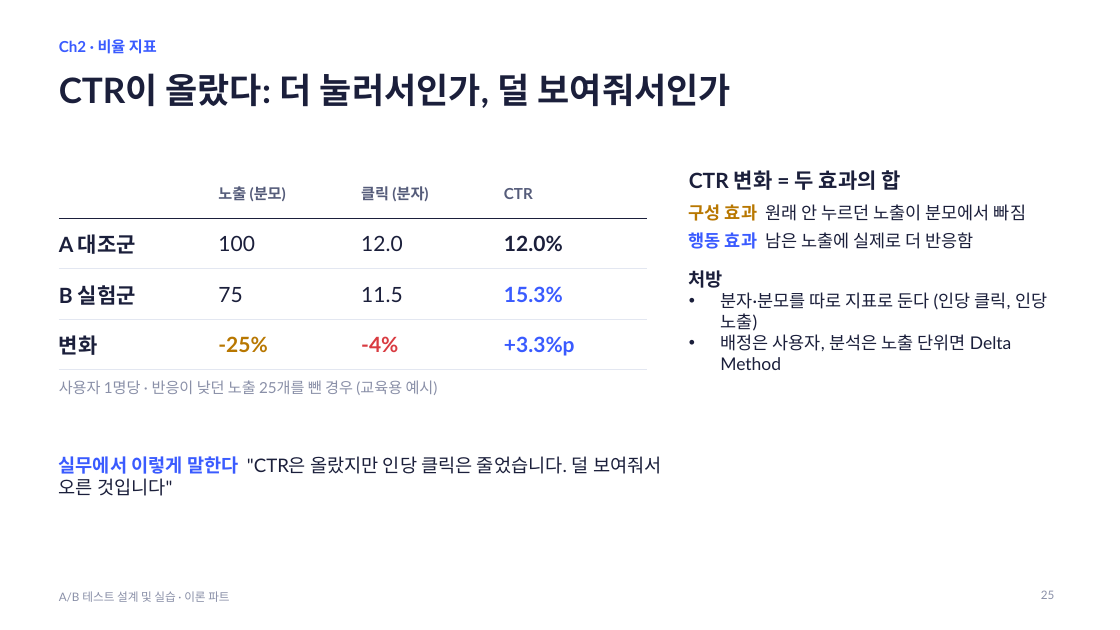
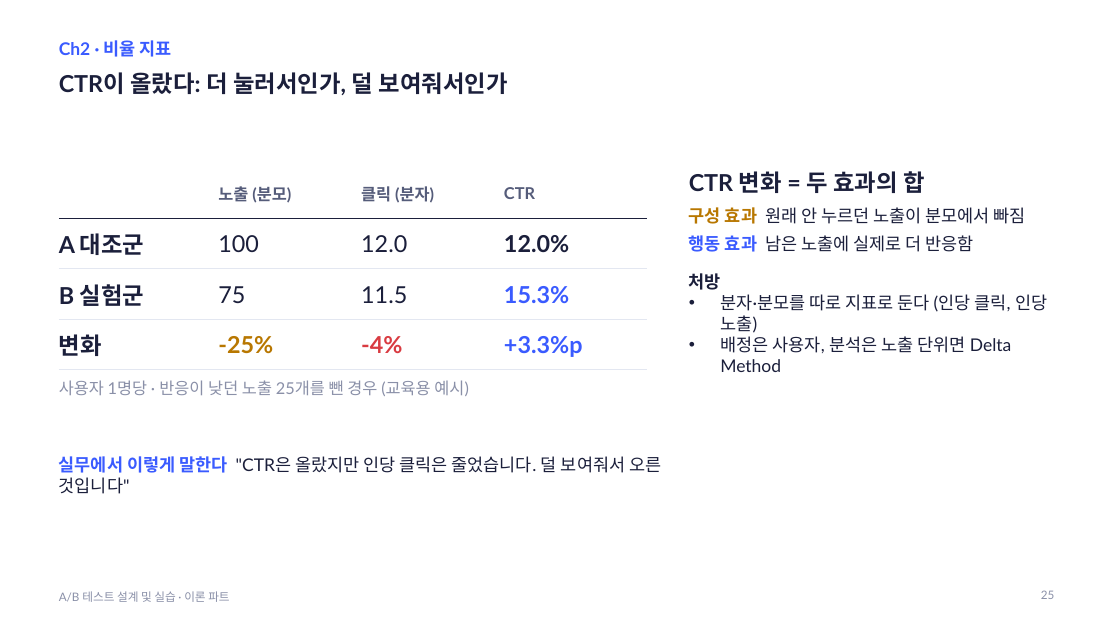
Before and after one commit to JungYeoni/quickmart-lab-rats, a slide deck: slide 25 of docs/lecture/ab-testing-theory.pptx. Drawn at 1120x630 pixels with LibreOffice and Linux fonts; fonts in the diff are those of the drawing. Boxes give left, top, right and bottom in pixels: in the first picture for what was removed or moved away, otherwise in the second. Text is boxed around its words. In the diff, an @@ line names an element or a change of style, - is before the commit and + after.

```diff
--- a/docs/lecture/ab-testing-theory.pptx
+++ b/docs/lecture/ab-testing-theory.pptx
@@ text "Ch2 · 비율 지표" at (59, 40, 172, 57): size 13 to 15 pt @@
@@ title "CTR이 올랐다: 더 눌러서인가, 덜 ..." at (59, 72, 508, 95): size 30 to 20 pt @@
@@ table at (59, 168, 647, 361) @@
@@ size 13 to 14 pt in "노출 (분모)", "클릭 (분자)", "CTR" @@
@@ size 18 to 20 pt in "A 대조군", "100", "12.0", "12.0%" and 8 more places @@
@@ text at (689, 171, 924, 290): size 18 to 20 pt in "CTR 변화 = 두 효과의 합"; size 16 to 15 pt in "처방" @@
@@ text "사용자 1명당 · 반응이 낮던 ..." at (59, 380, 469, 396): size 13 to 14 pt @@
@@ text "실무에서 이렇게 말한다 "CTR은 올랐지만 ..." at (59, 456, 661, 494): size 16 to 15 pt @@
```
Also in this commit, not shown: 59 other slides changed, 1 other file.
